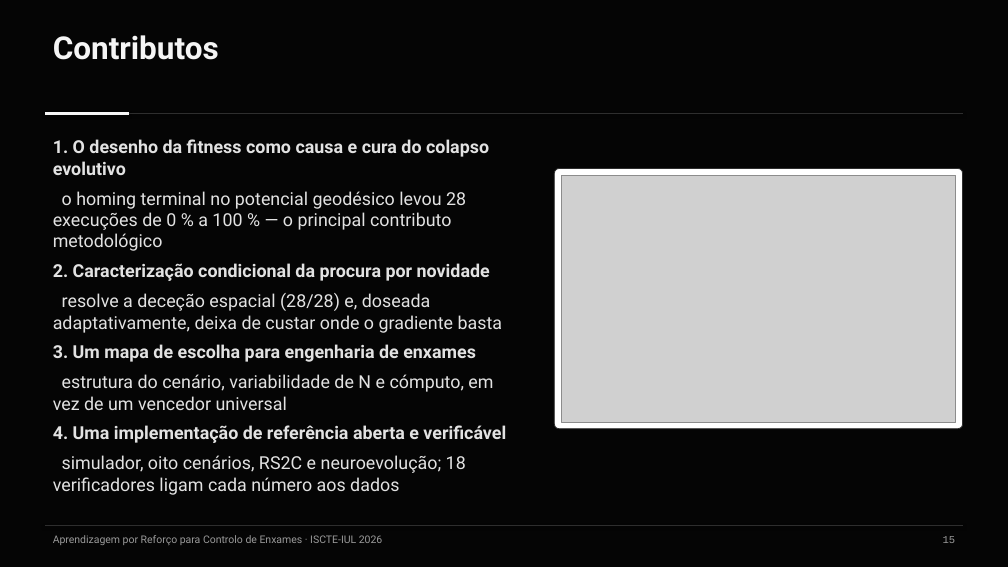
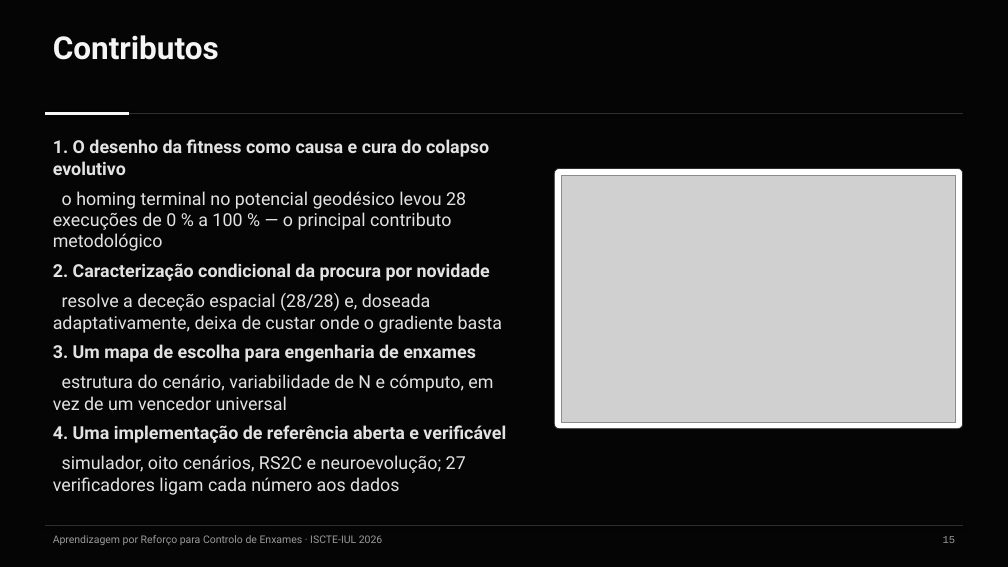
Before and after one commit to Pombo2001/swarm-robotics-tese, a slide deck: slide 16 of Defesa/slides_defesa.pptx. Drawn at 1008x567 pixels with LibreOffice and Linux fonts; fonts in the diff are those of the drawing; grey boxes stand for pictures. Boxes give left, top, right and bottom in pixels: in the first picture for what was removed or moved away, otherwise in the second. Text is boxed around its words. In the diff, an @@ line names an element or a change of style, - is before the commit and + after.

```diff
--- a/Defesa/slides_defesa.pptx
+++ b/Defesa/slides_defesa.pptx
@@ text at [53,455,466,495]: text changed @@
-simulador, oito cenários, RS2C e neuroevolução; 18 verificadores ligam cada número aos dados
+simulador, oito cenários, RS2C e neuroevolução; 27 verificadores ligam cada número aos dados
```
Also in this commit, not shown: 3 other slides changed, 6 slides added, 6 other files.
